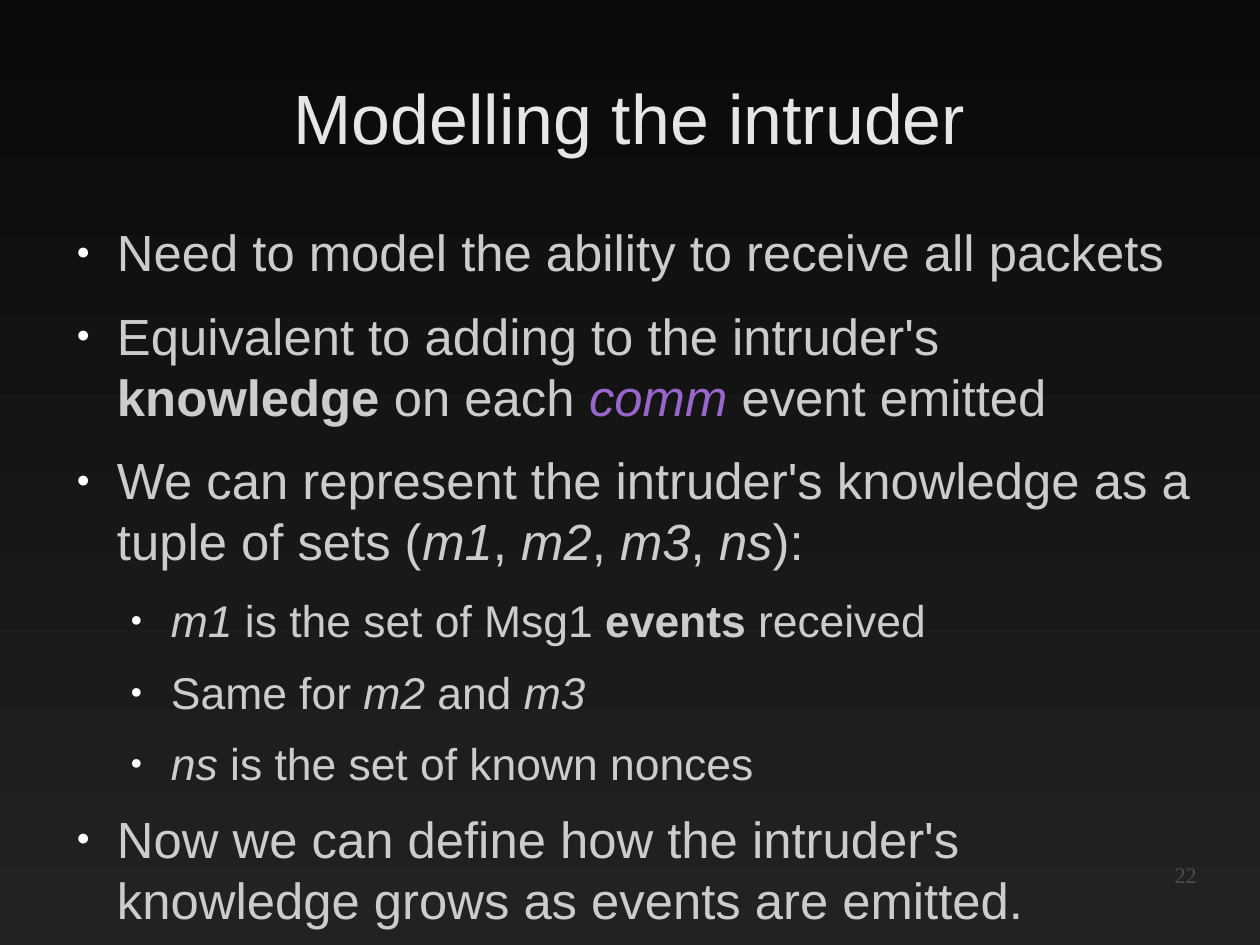
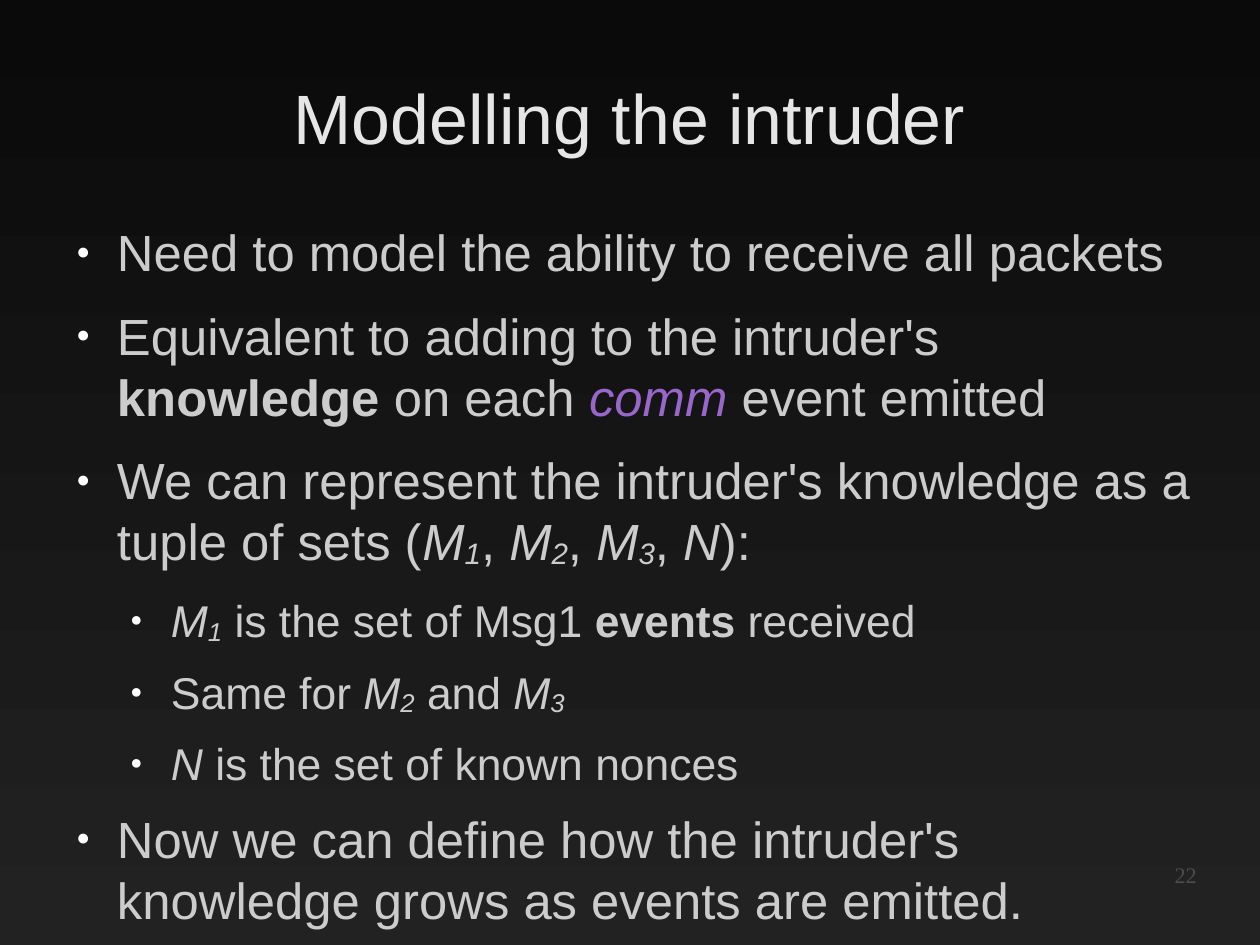
Before and after one commit to EtiennePerot/cs525p, a slide deck: slide 22 of Presentation.odp. Drawn at 1260x945 pixels with LibreOffice and Linux fonts; fonts in the diff are those of the drawing. Boxes give left, top, right and bottom in pixels: in the first picture for what was removed or moved away, otherwise in the second. Text is boxed around its words. In the diff, an @@ line names an element or a change of style, - is before the commit and + after.

```diff
--- a/Presentation.odp
+++ b/Presentation.odp
@@ text at (x1=117, y1=462, x2=1190, y2=781): text changed @@
-● We can represent the intruder's knowledge as a tuple of sets (m1, m2, m3, ns):
-  ● m1 is the set of Msg1 events received
-  ● Same for m2 and m3
-  ● ns is the set of known nonces
+● We can represent the intruder's knowledge as a tuple of sets (M1, M2, M3, N):
+  ● M1 is the set of Msg1 events received
+  ● Same for M2 and M3
+  ● N is the set of known nonces
```
Also in this commit, not shown: 7 other slides changed, 6 slides added.
